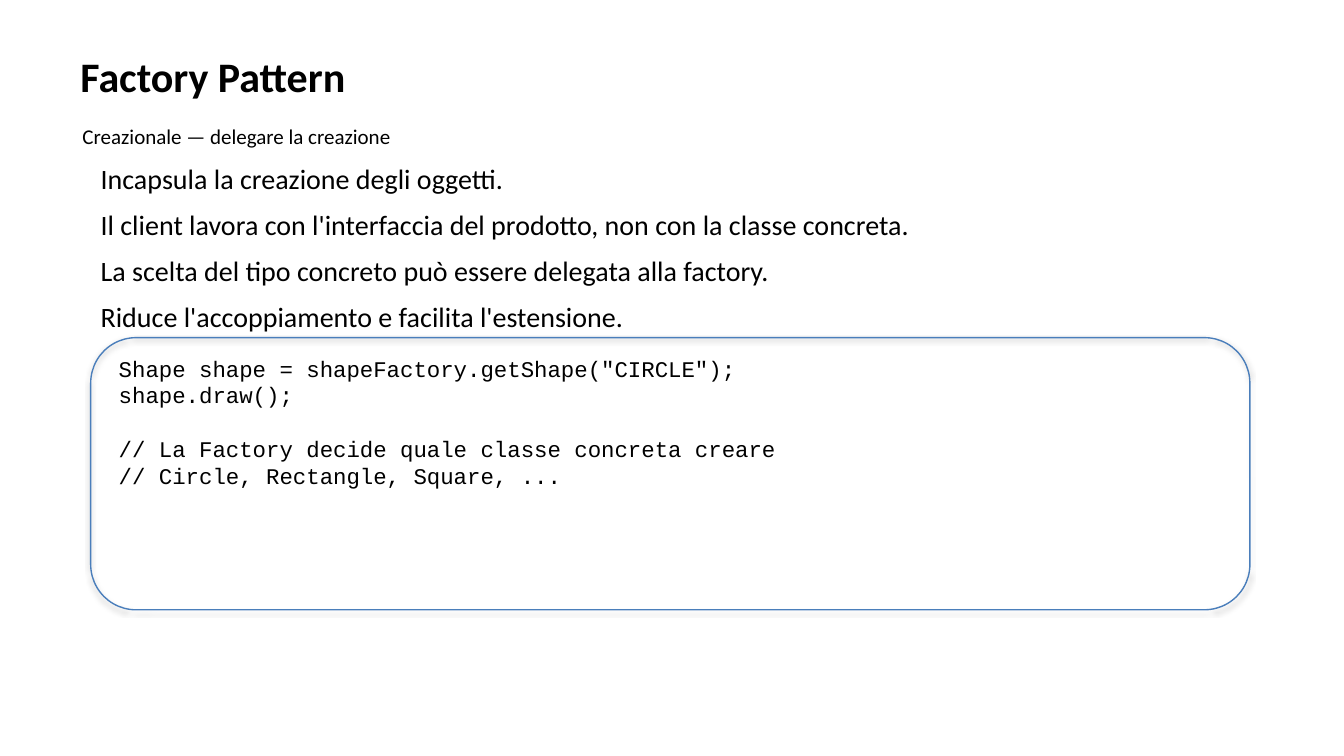
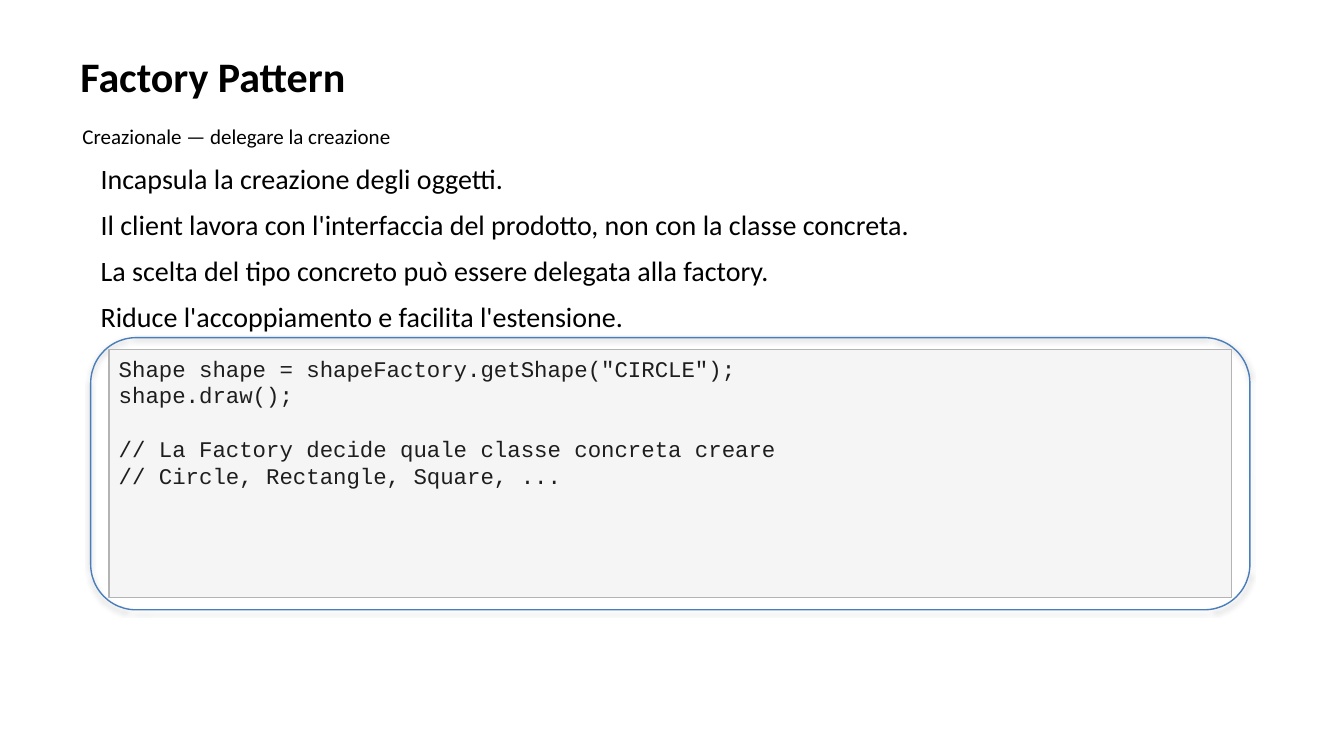
Before and after one commit to maboglia/CorsoJava, a slide deck: slide 8 of appunti/Presentazione_Design_Pattern_Java.pptx. Drawn at 1344x756 pixels with LibreOffice and Linux fonts; fonts in the diff are those of the drawing. Boxes give left, top, right and bottom in pixels: in the first picture for what was removed or moved away, otherwise in the second. Text is boxed around its words. In the diff, an @@ line names an element or a change of style, - is before the commit and + after.

```diff
--- a/appunti/Presentazione_Design_Pattern_Java.pptx
+++ b/appunti/Presentazione_Design_Pattern_Java.pptx
@@ rectangle "Shape shape = shapeFactory.getShape("CIRCLE"); shape.draw(); ...": place and size @@
-rectangle "Shape shape = shapeFactory.getShape("CIRCLE"); shape.draw(); ..." at (119,360,775,489)
+rectangle "Shape shape = shapeFactory.getShape("CIRCLE"); shape.draw(); ..." at (109,350,1232,598)
@@ rectangle "Shape shape = shapeFactory.getShape("CIRCLE"); shape.draw(); ..." at (109,350,1232,598): text colour #000000 to #1E1E1E; fill none to #F5F5F5; outline none to #B4B4B4 1 pt @@
```
Also in this commit, not shown: 3 other slides changed, 3 other files.
